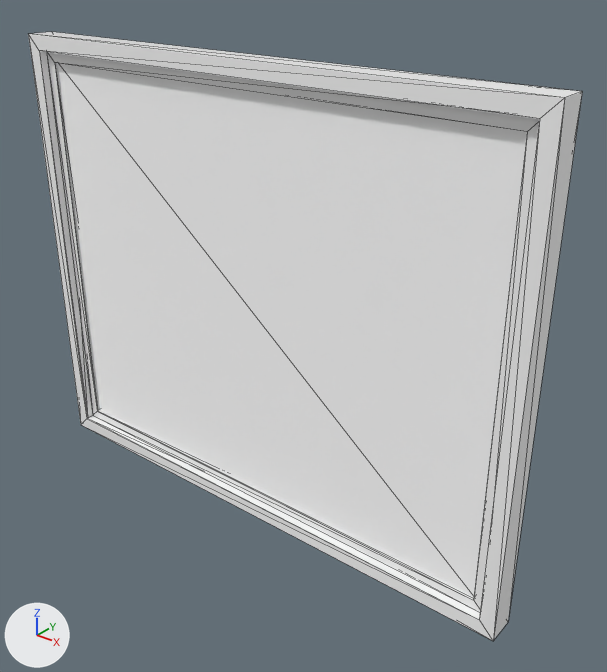
The glTF model outputs/7412/objects/WindowFactory73448.spawn_asset14.glb as it was, and as the next commit left it.
Both versions are drawn from a 50 mm camera at (1.52, -1.67, 1.01) aimed at (0.13, 0.07, -0.07). Lighting does not change. The marker at lower left points along +X, +Y and +Z. The older version comes first. Mesh edges are drawn as thin lines. Vertices at exactly the same position are counted once.

In view in the first picture: 'WindowFactory(73448).spawn_asset(14).001'.
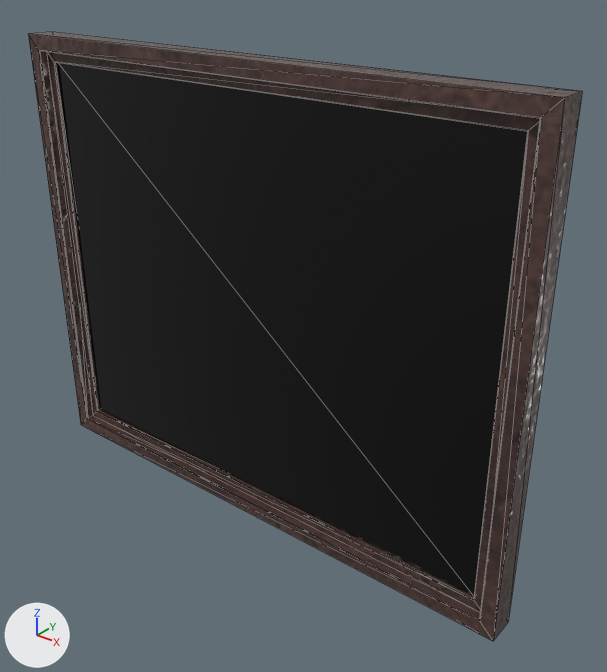
Changed parts and their boxes (x1, y1, x2, y2) in the pictures (607 x 672 px):
part 1 of me_cube_022, built on: (28, 34, 565, 641) in both
part 2 of me_cube_022, recoloured: (29, 32, 582, 640) in both
part 3 of me_cube_022, recoloured (white to black): (57, 63, 527, 596) in both

What changed in the scene script:
```text
Add img_windowfactory73448_spawn_asset14_albedo:
    img_windowfactory73448_spawn_asset14_albedo = load_image('WindowFactory73448.spawn_asset14_albedo', '_unpacked/WindowFactory73448.spawn_asset14_albedo', 512, 512, 'sRGB')
Add img_windowfactory73448_spawn_asset14_normal:
    img_windowfactory73448_spawn_asset14_normal = load_image('WindowFactory73448.spawn_asset14_normal', '_unpacked/WindowFactory73448.spawn_asset14_normal', 512, 512, 'Non-Color')
Add img_windowfactory73448_spawn_asset14_metallic_windowfactory73448_spawn_asset14_roughness:
    img_windowfactory73448_spawn_asset14_metallic_windowfactory73448_spawn_asset14_roughness = load_image('WindowFactory73448.spawn_asset14_metallic-WindowFactory73448.spawn_asset14_roughness', '_unpacked/WindowFactory73448.spawn_asset14_metallic-WindowFactory73448.spawn_asset14_roughness', 512, 512, 'Non-Color')
Add mat_windowfactory73448_spawn_asset14__baked:
    mat_windowfactory73448_spawn_asset14__baked = bpy.data.materials.new('WindowFactory73448.spawn_asset14__baked')
    # uses the picture img_windowfactory73448_spawn_asset14_albedo
    # uses the picture img_windowfactory73448_spawn_asset14_metallic_windowfactory73448_spawn_asset14_roughness
    # uses the picture img_windowfactory73448_spawn_asset14_normal
Change me_cube_022:
    used by ob_windowfactory_73448__spawn_asset_14__001; location = (0.0, 0.0, 0.0)
    remove me_cube_022.from_pydata(...)  # 49 vertices, 94 faces; spans x -0.87..0.87, y -0.04..0.04, z -0.71..0.71
    add me_cube_022.from_pydata(...)  # 61 vertices, 118 faces; spans x -0.87..0.87, y -0.04..0.04, z -0.71..0.71
    me_cube_022 part 1
    33 faces are deleted
    12 vertices are added at x -0.87..0.87, y -0.04..0.04, z -0.71..0.71
    57 new faces join them
    me_cube_022 part 2: 49 faces spanning x -0.87..0.87, y -0.04..0.04, z -0.71..0.71 switch from mat_shader_wood_012 (white #ffffff) to mat_windowfactory73448_spawn_asset14__baked
    me_cube_022 part 3: 12 faces spanning x -0.81..0.81, y -0.01..0.01, z -0.64..0.64 switch from mat_shader_window_glass_013 (white #ffffff) to mat_windowfactory73448_spawn_asset14__baked
```
